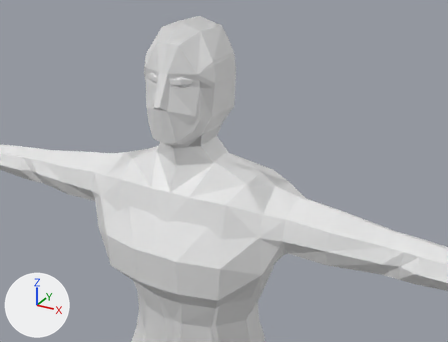
Two versions of the Blender file Assets/GameObjects/Characters/Humans/HumanCharacters.blend, one commit apart.
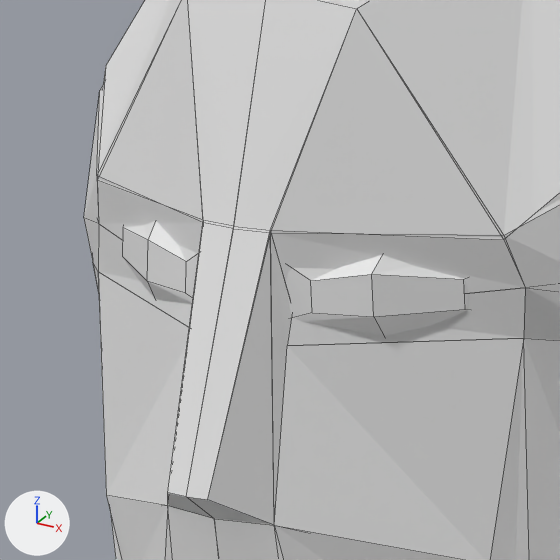
There are two pictures of each version: one from a 50 mm lens placed at (1.291, -1.82, 3.749), pointed at (0.263, 0.049, 2.814), one close up on the part from 30% to 46% of the width and 13% to 34% of the height. The lights are fixed; the arrows at lower left show +X, +Y and +Z. The close-ups show mesh edges as thin lines.

Script lines for the objects in view, before the commit:
```python
me_cube = bpy.data.meshes.new('Cube')
me_cube.from_pydata(...)  # 12 vertices, 10 faces; spans x 0.59..2.23, y 1.24..2.26, z 69.47..69.91
me_cube.materials.append(None)
me_cube_002 = bpy.data.meshes.new('Cube.002')
me_cube_002.from_pydata(...)  # 363 vertices, 354 faces; spans x 0.0..1.76, y -0.12..0.55, z -0.02..3.81
me_cube_002.materials.append(None)
me_cube_005 = bpy.data.meshes.new('Cube.005')
me_cube_005.from_pydata(...)  # 363 vertices, 354 faces; spans x 0.0..1.76, y -0.12..0.54, z -0.02..3.81
me_cube_005.materials.append(None)
ob_eyebrows = bpy.data.objects.new('Eyebrows', me_cube)
ob_eyebrows.location = (0.0, 0.0, -0.0951)
ob_eyebrows.scale = (0.0468, 0.0468, 0.0468)
_m = ob_eyebrows.modifiers.new('Mirror', 'MIRROR')
_m.use_clip = True
ob_eyebrows.hide_set(True)
ob_female = bpy.data.objects.new('Female', me_cube_005)
ob_female.location = (0.0, 0.0, -0.1034)
ob_female.scale = (1.0, 1.0, 0.9)
_m = ob_female.modifiers.new('Mirror', 'MIRROR')
_m.use_clip = True
ob_male = bpy.data.objects.new('Male', me_cube_002)
ob_male.location = (0.0, 0.0, -0.1034)
ob_male.scale = (1.0, 1.0, 0.9)
_m = ob_male.modifiers.new('Mirror', 'MIRROR')
_m.use_clip = True
# also in view: 'Eyes' at (0.0, 0.098, 3.119)
```
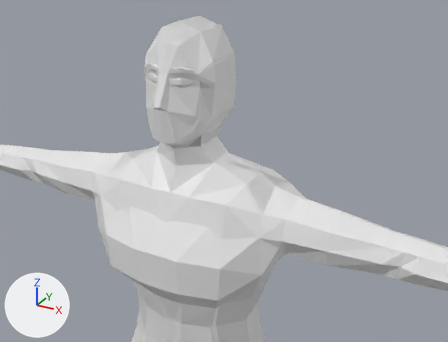
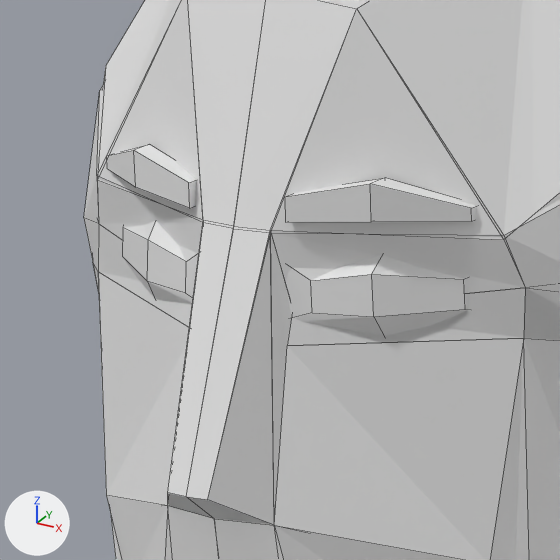
What differs and where, as boxes [x1, y1, x2, y2] in the close-ups (560 x 560 px):
'Eyebrows', shown: after [107, 144, 476, 222]

What changed in the scene script:
```text
Change ob_eyebrows:
    remove ob_eyebrows.hide_set(True)
```
